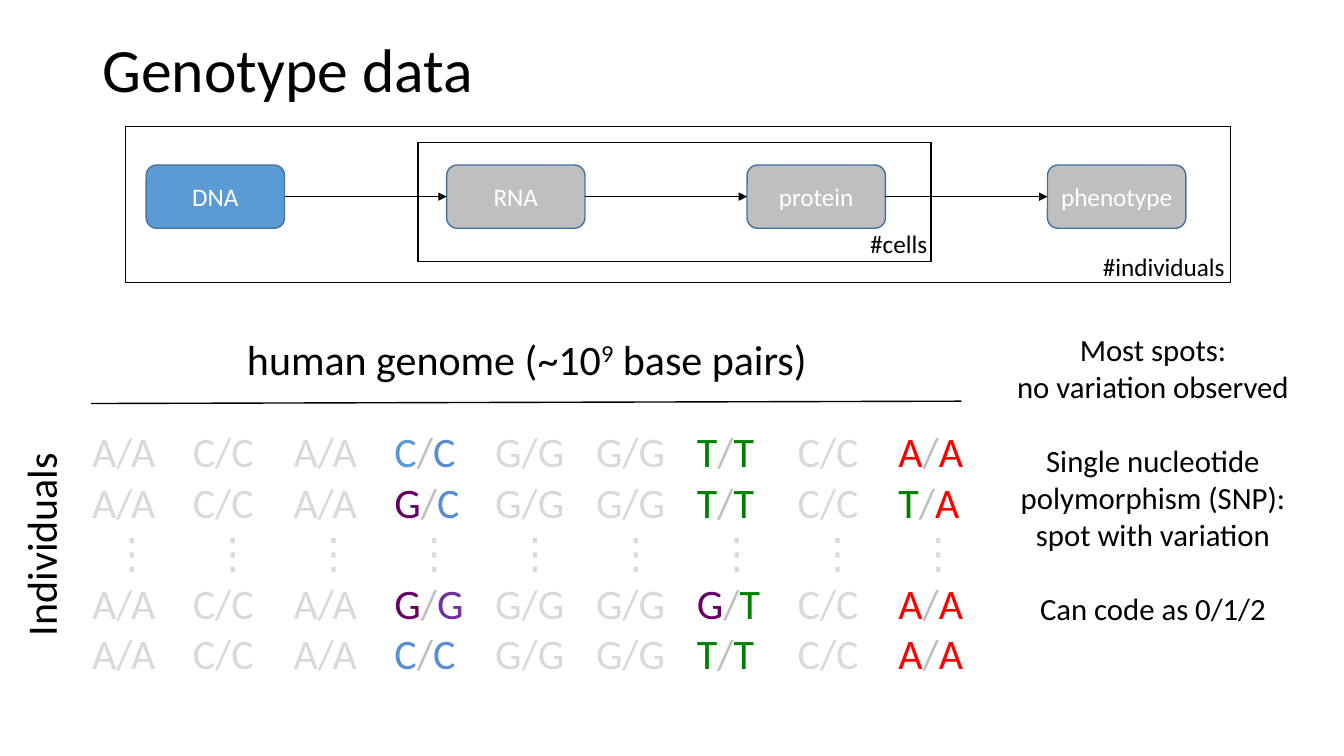
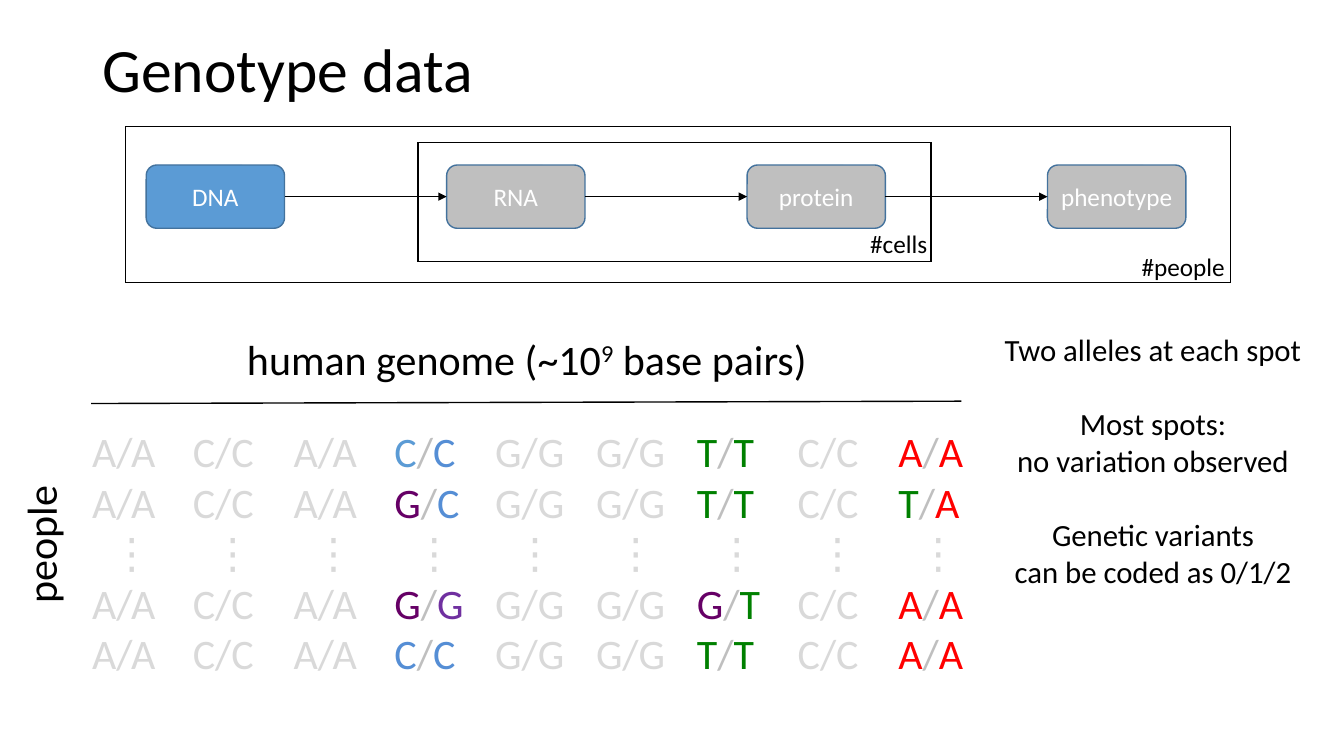
Before and after one commit to lmrl-bio/lmrl-bio.github.io, a slide deck: slide 8 of hostedfiles/datacrashcourse.pptx. Drawn at 1344x756 pixels with LibreOffice and Linux fonts; fonts in the diff are those of the drawing. Boxes give left, top, right and bottom in pixels: in the first picture for what was removed or moved away, otherwise in the second. Text is boxed around its words. In the diff, an @@ line names an element or a change of style, - is before the commit and + after.

```diff
--- a/hostedfiles/datacrashcourse.pptx
+++ b/hostedfiles/datacrashcourse.pptx
@@ text at (1142, 258, 1225, 280): text changed @@
-#individuals
+#people
@@ text at (1005, 339, 1301, 366): paragraph added @@
+Two alleles at each spot
@@ text at (17, 497, 68, 600): text changed @@
-Individuals
+people
@@ text at (1015, 524, 1291, 585): text changed @@
-Single nucleotide polymorphism (SNP):
-spot with variation
-Can code as 0/1/2
+Genetic variants
+can be coded as 0/1/2
```
Also in this commit, not shown: 16 other slides changed, 1 slide added, 1 slide removed.
